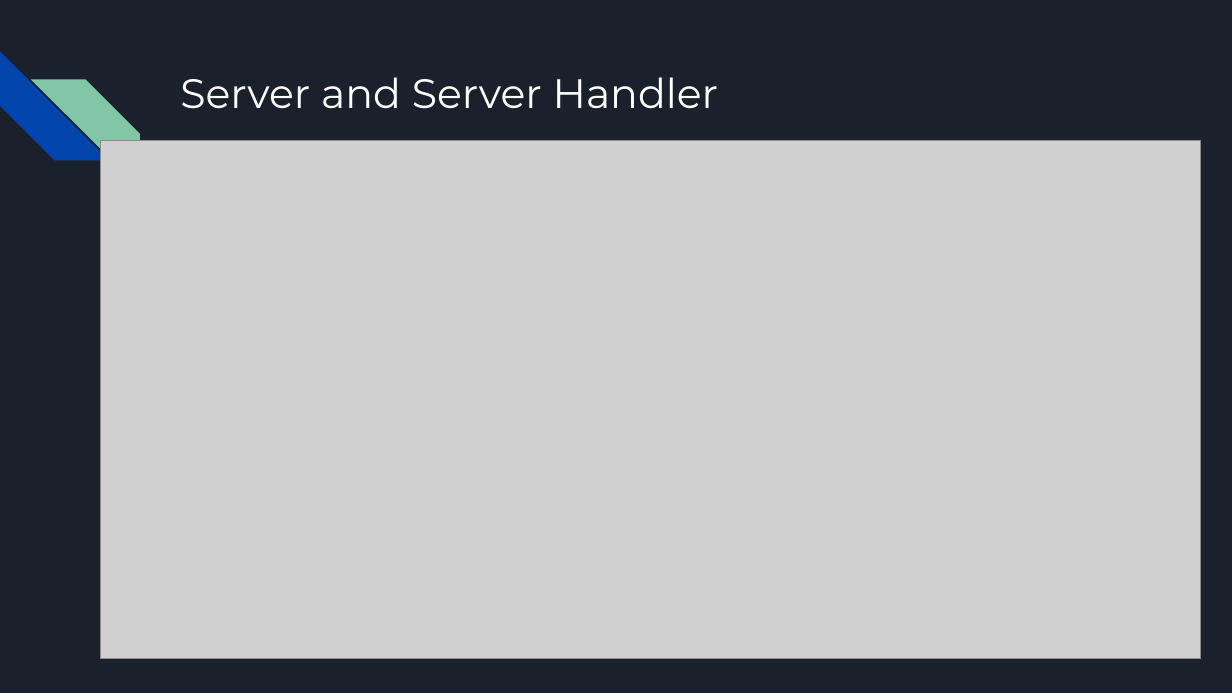
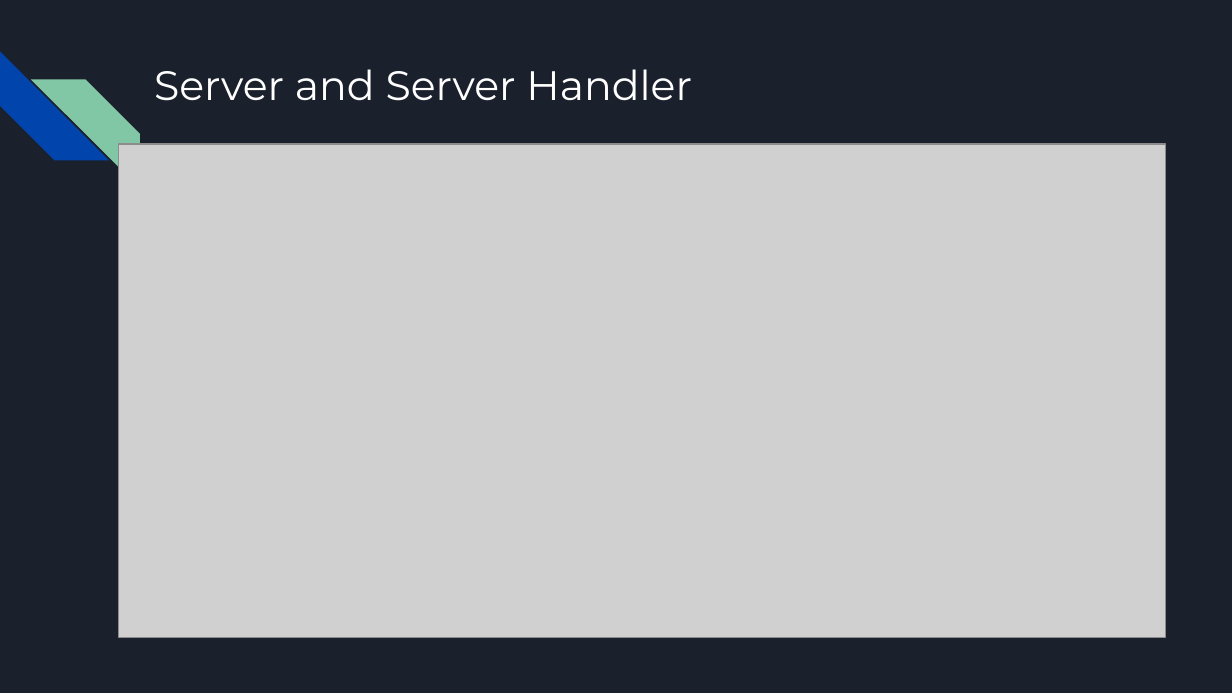
Before and after one commit to R3r3zzed/Comms-Project, a slide deck: slide 7 of Design/Comms Project Design.pptx. Drawn at 1232x693 pixels with LibreOffice and Linux fonts; fonts in the diff are those of the drawing; grey boxes stand for pictures. Boxes give left, top, right and bottom in pixels: in the first picture for what was removed or moved away, otherwise in the second. Text is boxed around its words. In the diff, an @@ line names an element or a change of style, - is before the commit and + after.

```diff
--- a/Design/Comms Project Design.pptx
+++ b/Design/Comms Project Design.pptx
@@ title "Server and Server Handler": place and size @@
-title "Server and Server Handler" at [180, 77, 719, 109]
+title "Server and Server Handler" at [154, 69, 692, 101]
@@ picture: place and size @@
-picture at [101, 140, 1201, 658]
+picture at [118, 144, 1165, 638]
```
Also in this commit, not shown: 3 other slides changed, 1 slide added, 2 other files.
